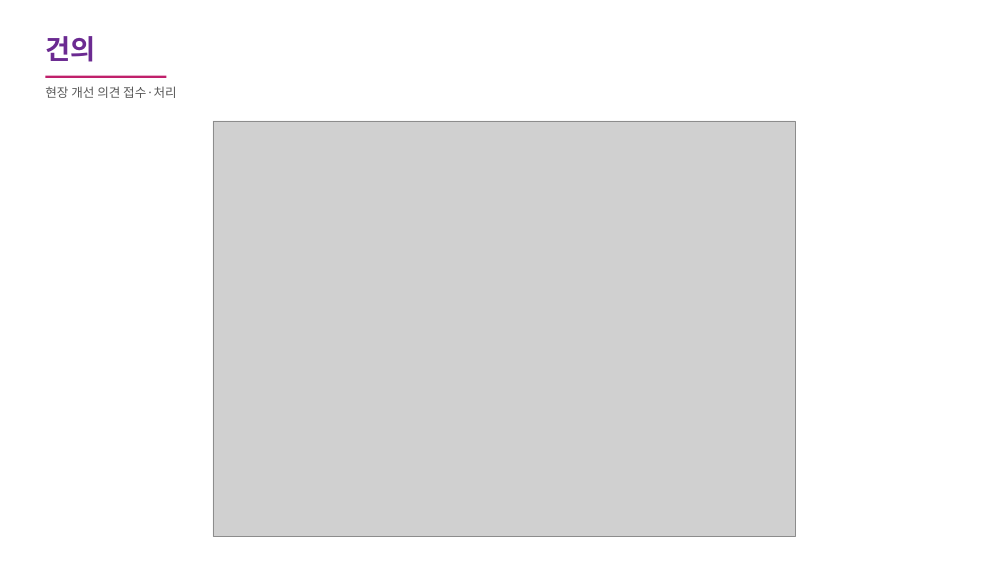
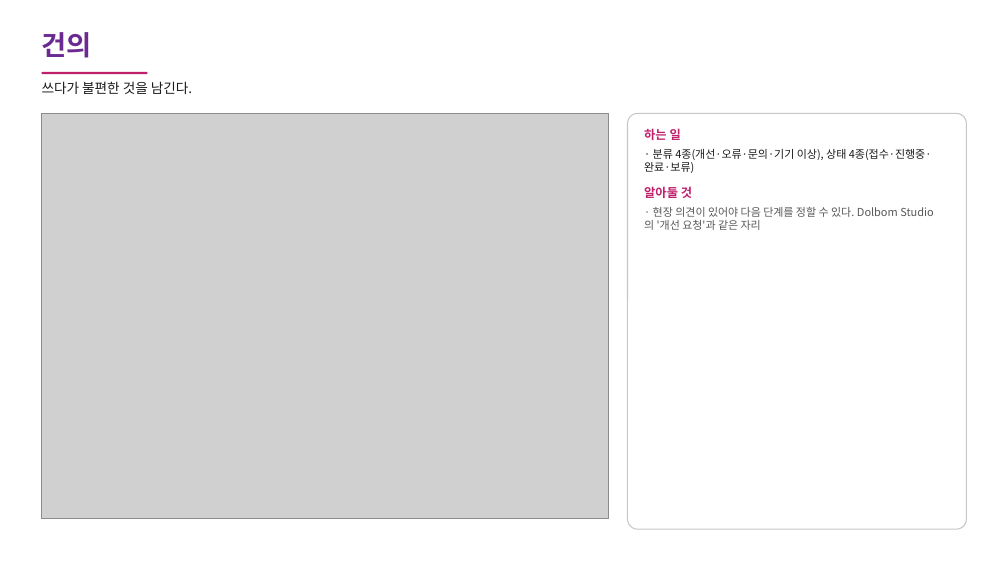
Before and after one commit to carerobot0001-pixel/carerobot-weekly-report, a slide deck: slide 14 of 요양시설스튜디오_화면기록.pptx. Drawn at 1008x567 pixels with LibreOffice and Linux fonts; fonts in the diff are those of the drawing; grey boxes stand for pictures. Boxes give left, top, right and bottom in pixels: in the first picture for what was removed or moved away, otherwise in the second. Text is boxed around its words. In the diff, an @@ line names an element or a change of style, - is before the commit and + after.

```diff
--- a/요양시설스튜디오_화면기록.pptx
+++ b/요양시설스튜디오_화면기록.pptx
@@ text "건의" at bbox=[42, 32, 92, 58]: more space between paragraphs @@
@@ rectangle: place and size @@
-rectangle at bbox=[45, 76, 166, 78]
+rectangle at bbox=[42, 72, 147, 74]
@@ text at bbox=[42, 81, 192, 94]: text changed; size 12 to 13 pt; text colour #595959 to #1A1A1A @@
-현장 개선 의견 접수·처리
+쓰다가 불편한 것을 남긴다.
@@ picture: place and size @@
-picture at bbox=[213, 121, 796, 537]
+picture at bbox=[42, 113, 609, 519]
@@ rounded rectangle added at bbox=[628, 113, 966, 529], fill #FFFFFF, outline #C7C7C7 1 pt @@
@@ text added at bbox=[644, 128, 934, 230], 10.5 pt, text #595959 @@
+하는 일
+· 분류 4종(개선·오류·문의·기기 이상), 상태 4종(접수·진행중·완료·보류)
+알아둘 것
+· 현장 의견이 있어야 다음 단계를 정할 수 있다. Dolbom Studio 의 '개선 요청'과 같은 자리
```
Also in this commit, not shown: 15 other slides changed, 15 other files.
